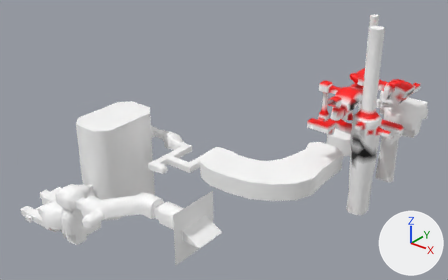
One commit to the glTF model Models/level-7.glb: the scene before it, then after it.
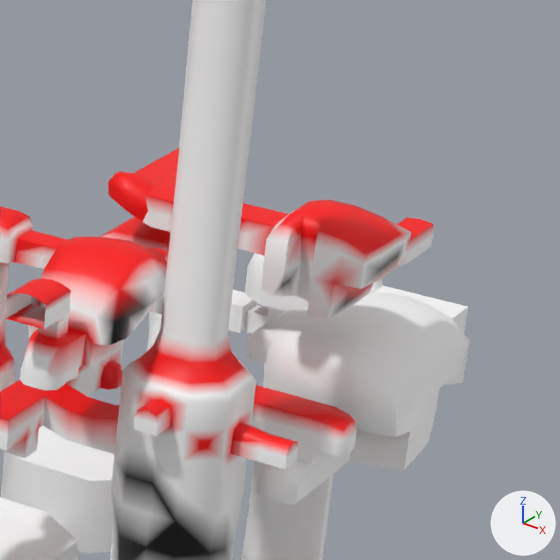
Each version appears first whole from a 50 mm camera at (144.6, -278.2, 134.5) aimed at (-62.3, -19.5, -25.9), and next in a close-up on the part from 73% to 100% of the width and 13% to 56% of the height. The axes (+X, +Y, +Z) are drawn at lower right. The lights are the same throughout. The last two pictures show the newer version. Vertices at exactly the same position are counted once.

The first close-up shows 'level-7'.
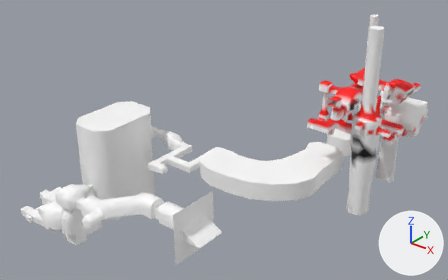
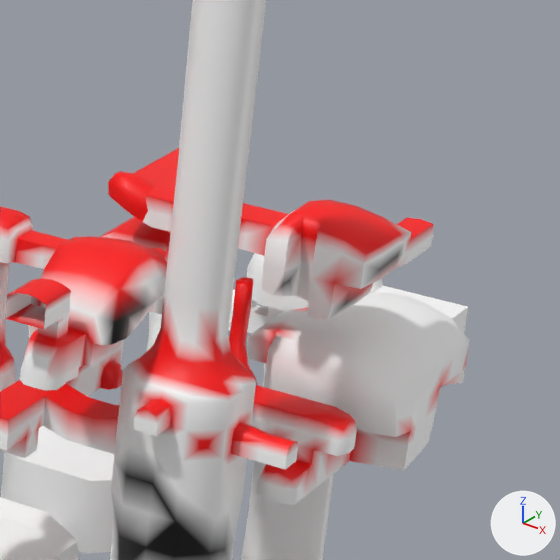
Commit message: working on level 7

What differs and where, as boxes (x1, y1, x2, y2) in the close-ups (560 x 560 px):
part 1 of me_level_7, built on
    both: (161, 0, 466, 440)
part 2 of me_level_7, recoloured
    both: (154, 307, 468, 493)

The change, as a list of edits to the scene's bpy script:
```text
Change me_level_7:
    used by ob_level_7; location = (0.0, 0.0, 0.0)
    remove me_level_7.from_pydata(...)  # 3482 vertices, 6945 faces; spans x -160.0..28.0, y -129.0..88.0, z -93.0..47.0
    add me_level_7.from_pydata(...)  # 3560 vertices, 7101 faces; spans x -160.0..28.0, y -129.0..88.0, z -93.0..47.0
    me_level_7 part 1
    4 vertices are removed from x 8.0..10.0, y 32.0..34.0, z -11.0
    88 faces are deleted
    65 vertices are added at x 7.0..28.0, y 31.0..60.0, z -16.0..2.0
    12 new vertices lie (0.0, 0.0, -40.0) away from vertices in x 7.0..14.0, y 12.0..19.0, z 47.0
    5 new vertices lie (0.0, 0.0, 4.0) away from vertices in x 7.0..9.0, y 34.0..36.0, z -6.0..-2.0
    244 new faces join them
    me_level_7 part 2: 220 kept faces spanning x 3.0..28.0, y 9.0..68.0, z -21.0..3.0 get new vertex colours; the middle colour goes from white #ffffff to pink #ffd5d5
    other edits to the shape of me_level_7 do not show in these pictures
```
